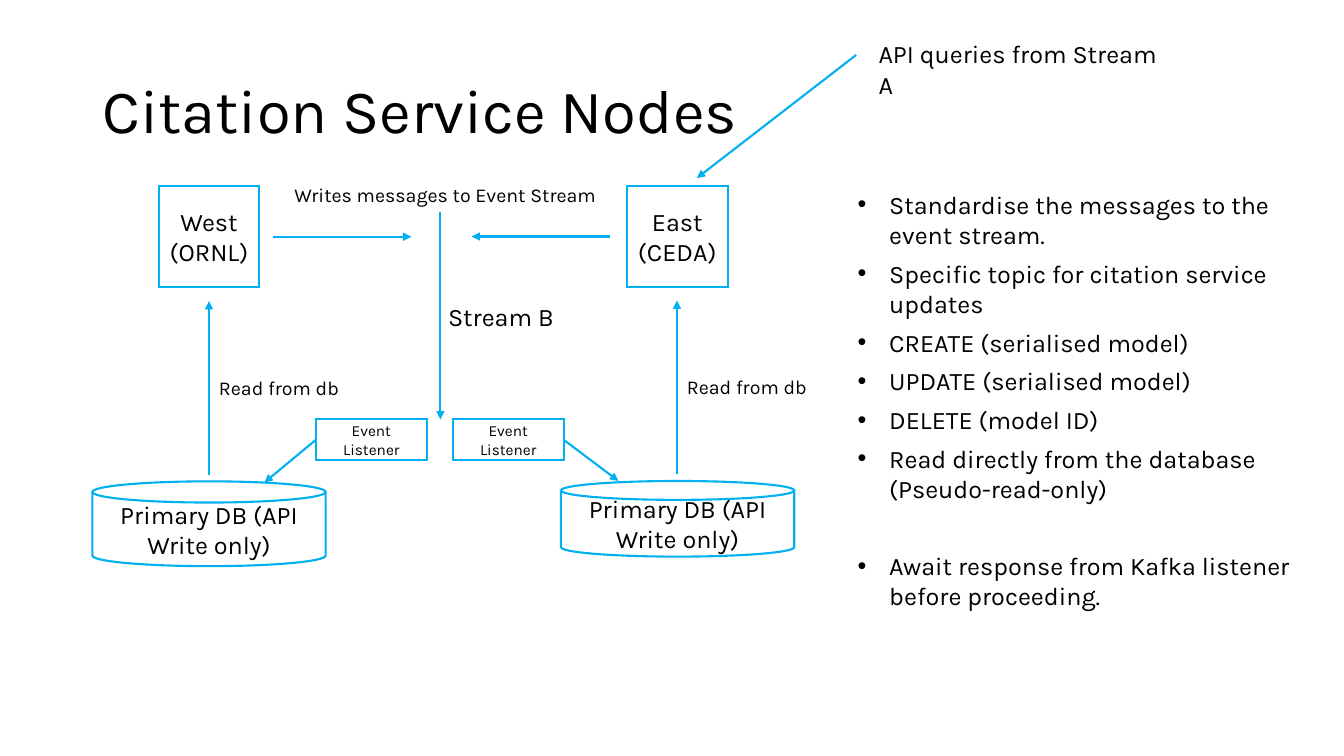
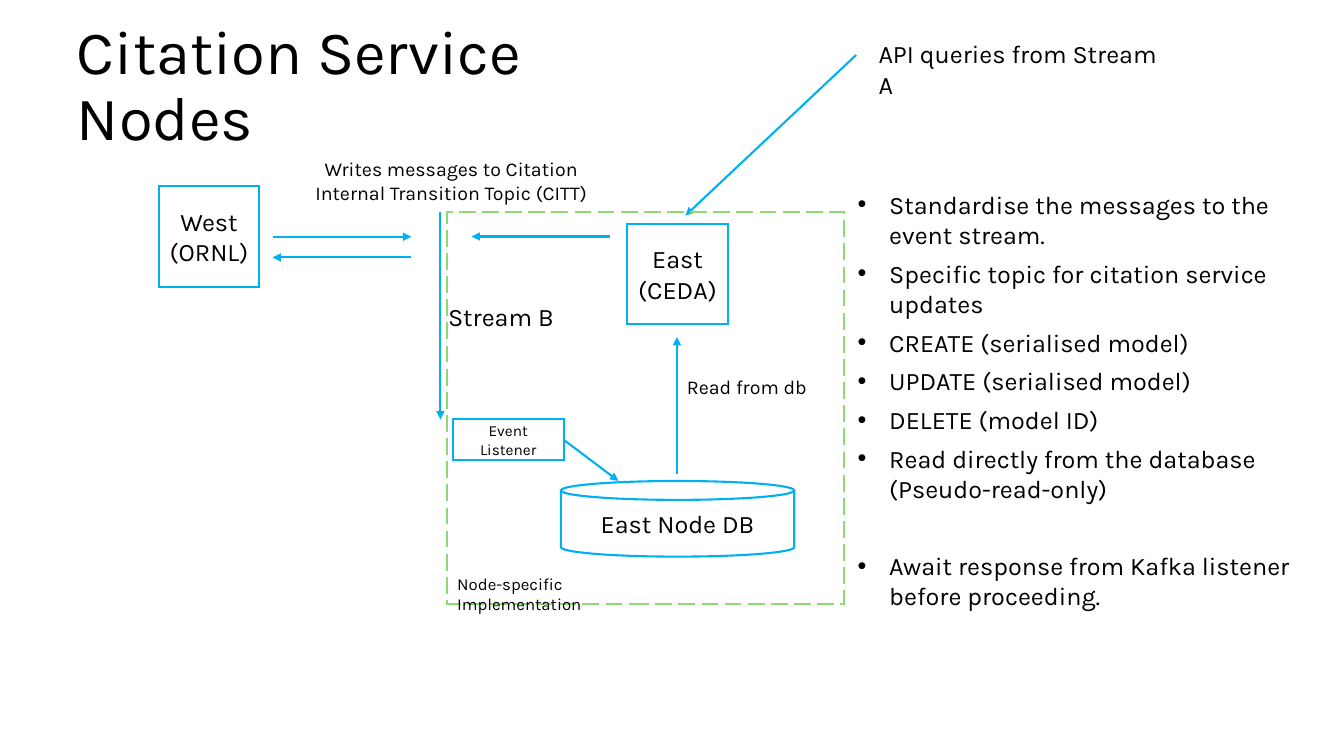
Before and after one commit to cedadev/cmip7-citation-service, a slide deck: slide 2 of docs/CitationServiceDiagrams.pptx. Drawn at 1344x756 pixels with LibreOffice and Linux fonts; fonts in the diff are those of the drawing. Boxes give left, top, right and bottom in pixels: in the first picture for what was removed or moved away, otherwise in the second. Text is boxed around its words. In the diff, an @@ line names an element or a change of style, - is before the commit and + after.

Commit message:
Updated diagrams, added publication_year to message requirements

```diff
--- a/docs/CitationServiceDiagrams.pptx
+++ b/docs/CitationServiceDiagrams.pptx
@@ title "Citation Service Nodes" rewrapped from (102,90,737,148) to (77,31,521,141) @@
@@ arrow moved from (856, 55) - (697, 178) to (856, 55) - (686, 216) @@
@@ text at (315,162,587,205): text changed @@
-Writes messages to Event Stream
+Writes messages to Citation Internal Transition Topic (CITT)
@@ rectangle added at (448,212,845,604), outline #8ED973 1.5 pt dashed @@
@@ rectangle "East": place and size @@
-rectangle "East" at (627,187,728,287)
+rectangle "East" at (627,224,728,325)
@@ arrow added from (411, 257) to (272, 257), #00B0F0 1.5 pt @@
@@ arrow removed from (209, 475) to (209, 301) @@
@@ arrow moved from (678, 475) - (678, 300) to (678, 475) - (678, 337) @@
@@ text removed at (219,381,339,396) @@
-Read from db
@@ rectangle removed at (316,419,426,460) @@
-Event Listener
@@ arrow removed from (316, 440) to (264, 483) @@
@@ cylinder removed at (93,482,326,567) @@
-Primary DB (API Write only)
@@ text in cylinder at (601,515,754,534): text changed @@
-Primary DB (API Write only)
+East Node DB
@@ text added at (457,578,581,614), 12 pt, text #000000 @@
+Node-specific Implementation
```
Also in this commit, not shown: 1 other slide changed, 2 slides removed, 2 other files.
